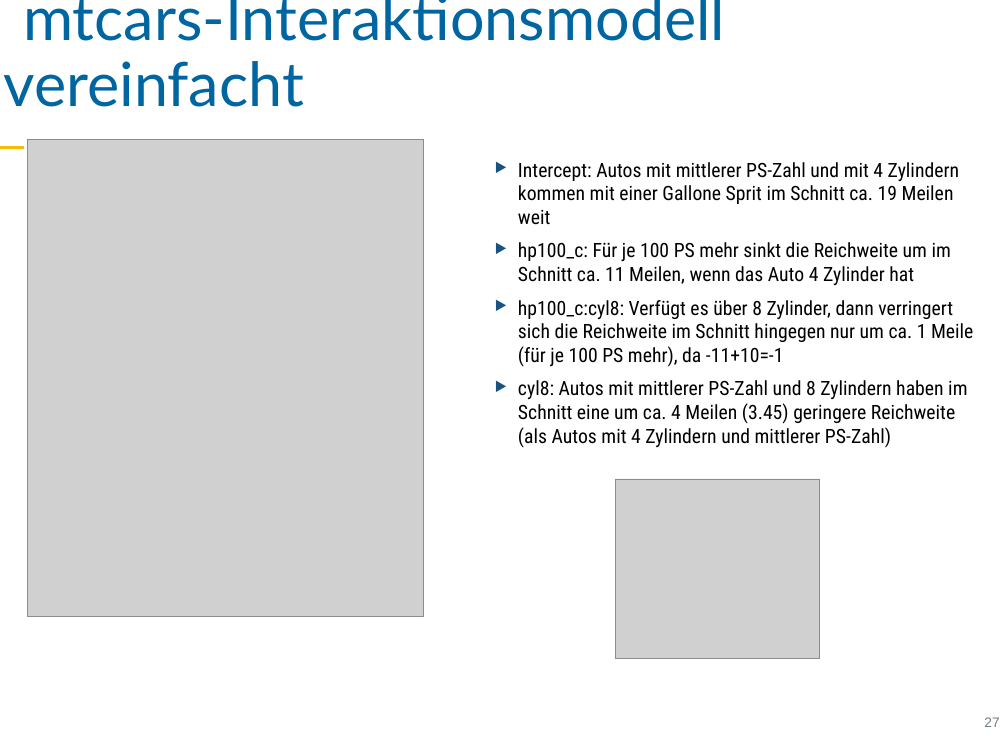
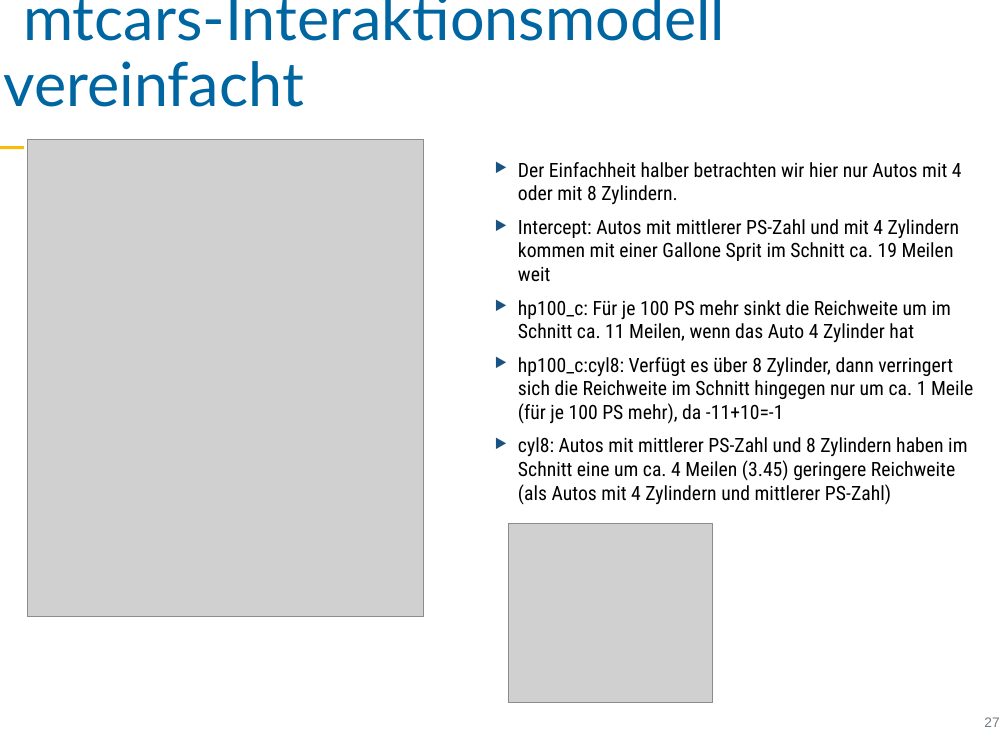
Before and after one commit to sebastiansauer/vorhersagemodellierung, a slide deck: slide 27 of Skript-Folien/QM1-Thema11.pptx. Drawn at 1008x756 pixels with LibreOffice and Linux fonts; fonts in the diff are those of the drawing; grey boxes stand for pictures. Boxes give left, top, right and bottom in pixels: in the first picture for what was removed or moved away, otherwise in the second. Text is boxed around its words. In the diff, an @@ line names an element or a change of style, - is before the commit and + after.

```diff
--- a/Skript-Folien/QM1-Thema11.pptx
+++ b/Skript-Folien/QM1-Thema11.pptx
@@ text at (518,162,962,204): paragraph added @@
+‣ Der Einfachheit halber betrachten wir hier nur Autos mit 4 oder mit 8 Zylindern.
@@ picture: place and size @@
-picture at (616,479,820,659)
+picture at (508,523,712,702)
```
Also in this commit, not shown: 20 other slides changed, 6 other files.
